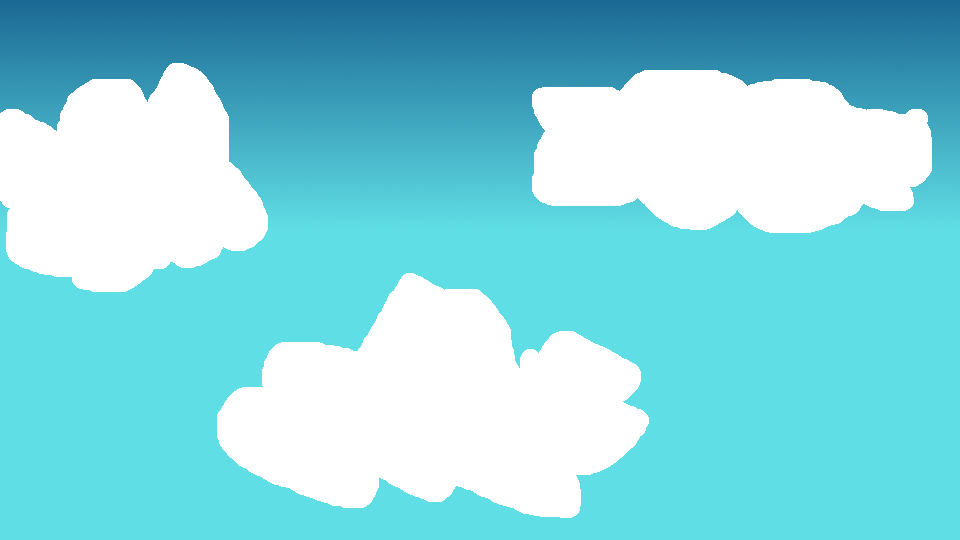
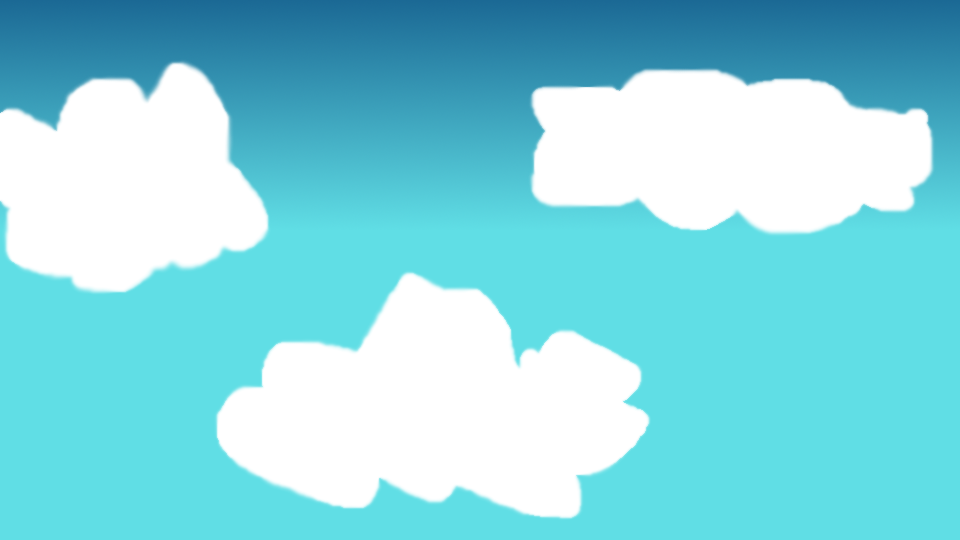
The second 960 x 540 image is a revision of the first. Changes to its layers:
painted on "Layer" over box(0, 59, 935, 520)
